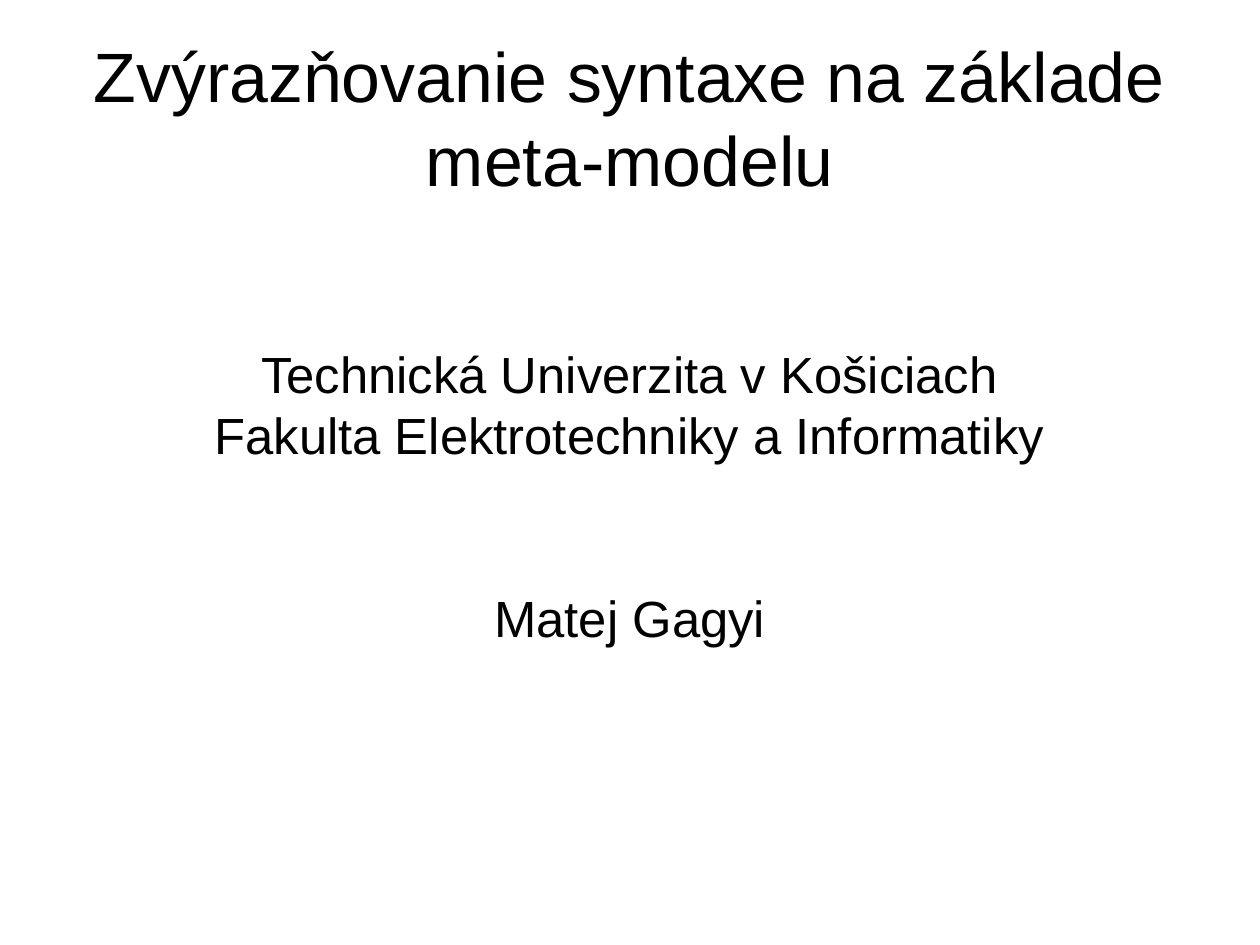
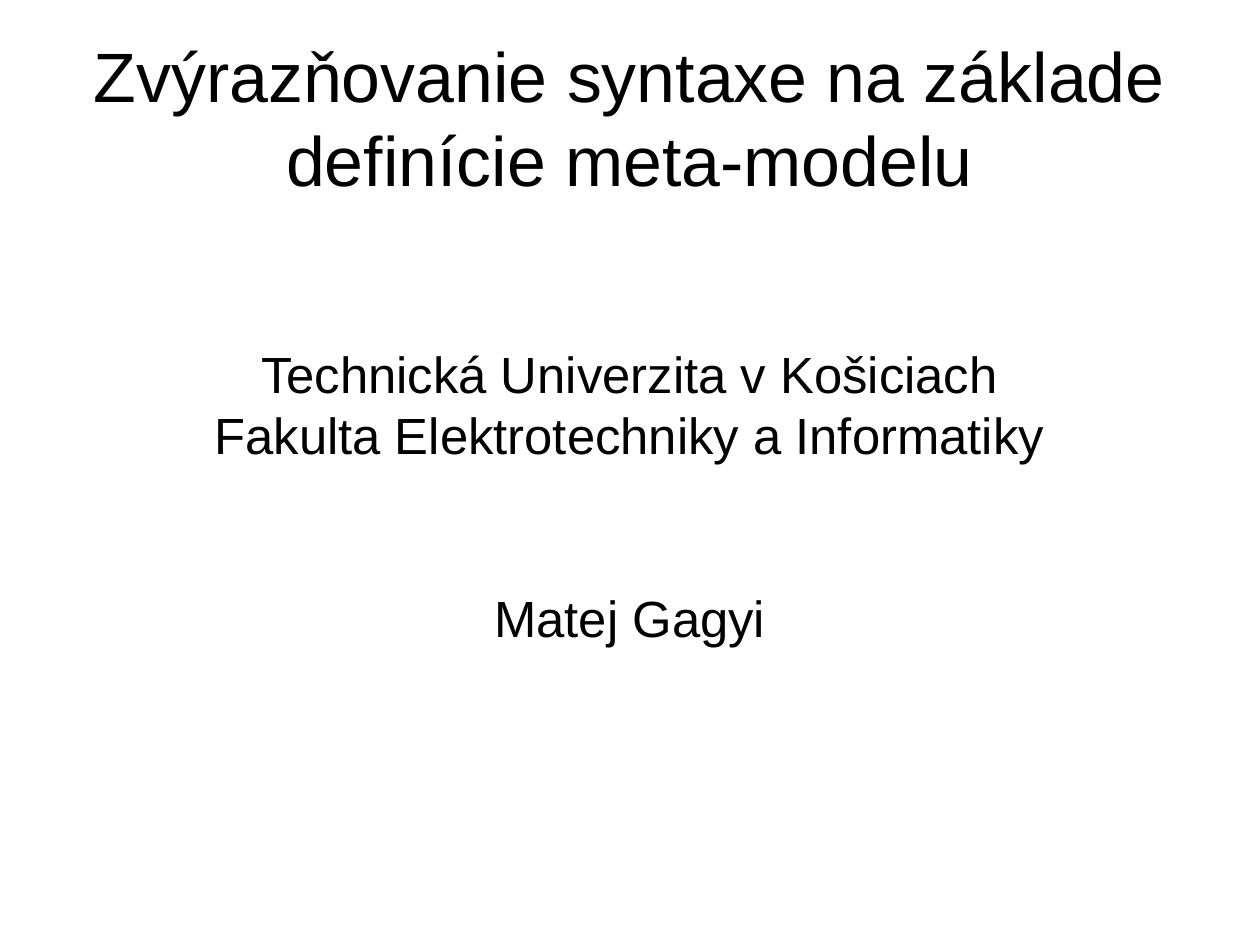
Before and after one commit to yin/syntaxer, a slide deck: slide 1 of obhajoba/bc2014-obhajoba15-prezentacia.odp. Drawn at 1260x945 pixels with LibreOffice and Linux fonts; fonts in the diff are those of the drawing. Boxes give left, top, right and bottom in pixels: in the first picture for what was removed or moved away, otherwise in the second. Text is boxed around its words. In the diff, an @@ line names an element or a change of style, - is before the commit and + after.

```diff
--- a/obhajoba/bc2014-obhajoba15-prezentacia.odp
+++ b/obhajoba/bc2014-obhajoba15-prezentacia.odp
@@ title at (x1=94, y1=50, x2=1165, y2=187): text changed @@
-Zvýrazňovanie syntaxe na základe meta-modelu
+Zvýrazňovanie syntaxe na základe definície meta-modelu
```
Also in this commit, not shown: 1 other slide changed, 1 slide added, 1 slide removed, 12 other files.
